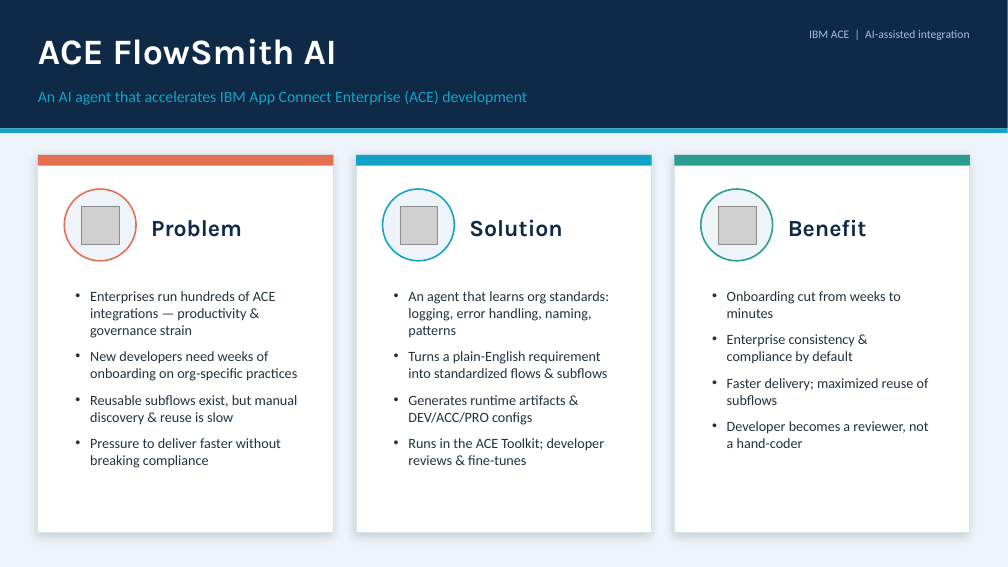
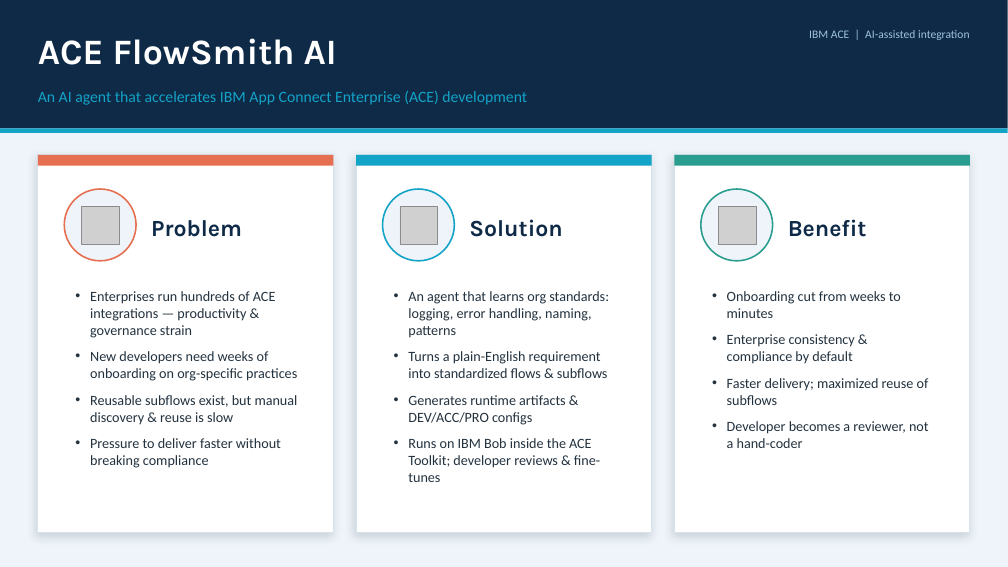
Before and after one commit to Danupriya-Manoharan/SmartACEers-Salini-206218, a slide deck: slide 1 of ACE_FlowSmith_AI.pptx. Drawn at 1008x567 pixels with LibreOffice and Linux fonts; fonts in the diff are those of the drawing; grey boxes stand for pictures. Boxes give left, top, right and bottom in pixels: in the first picture for what was removed or moved away, otherwise in the second. Text is boxed around its words. In the diff, an @@ line names an element or a change of style, - is before the commit and + after.

```diff
--- a/ACE_FlowSmith_AI.pptx
+++ b/ACE_FlowSmith_AI.pptx
@@ text at (408, 438, 600, 482): text changed @@
-• Runs in the ACE Toolkit; developer reviews & fine-tunes
+• Runs on IBM Bob inside the ACE Toolkit; developer reviews & fine-tunes
```
Also in this commit, not shown: 2 other slides changed, 1 other file.
